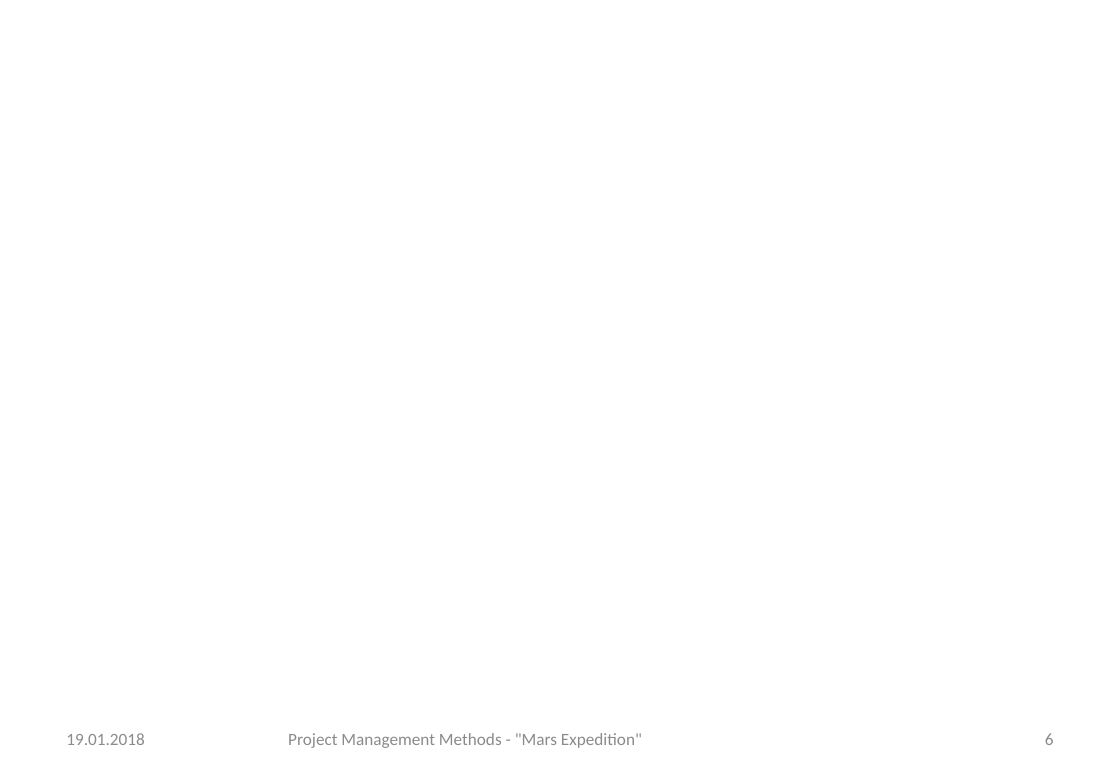
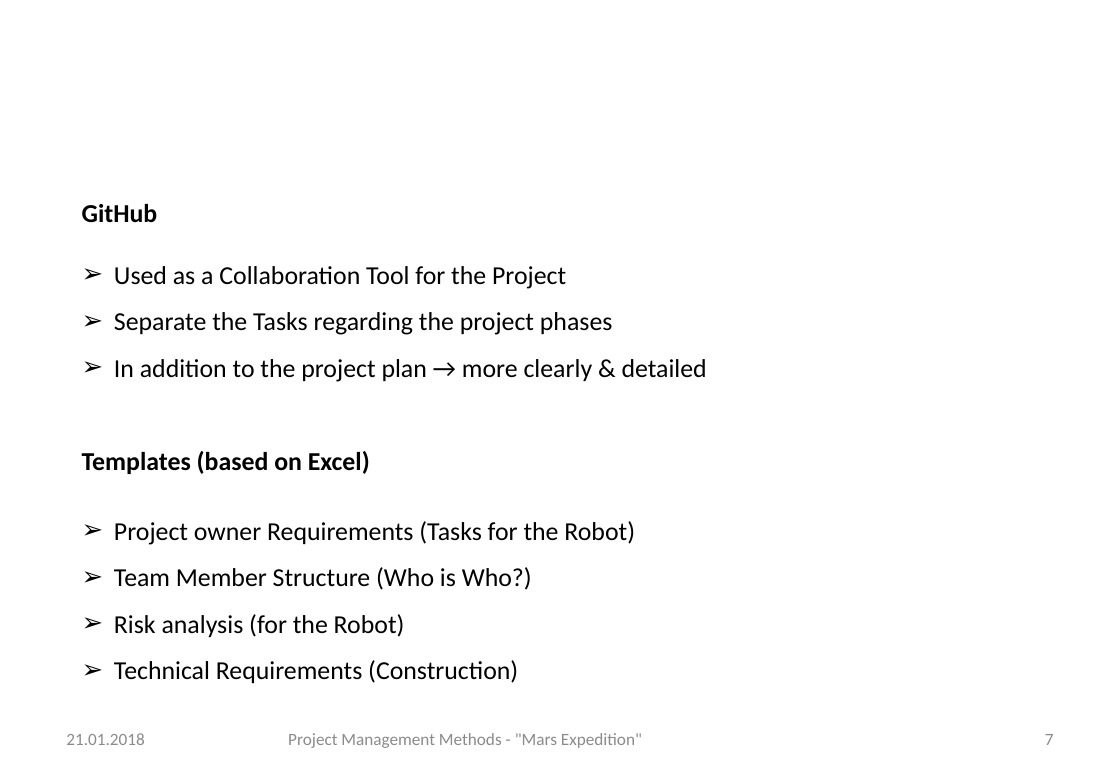
Before and after one commit to gchrizZz/RTW, a slide deck: slide 7 of 01_Projektmanagement/Assignment 5 - Project Managements Methods.pptx (slide 6 before the commit). Drawn at 1120x775 pixels with LibreOffice and Linux fonts; fonts in the diff are those of the drawing; background and template pictures are left out. Boxes give left, top, right and bottom in pixels: in the first picture for what was removed or moved away, otherwise in the second. Text is boxed around its words. In the diff, an @@ line names an element or a change of style, - is before the commit and + after.

```diff
--- a/01_Projektmanagement/Assignment 5 - Project Managements Methods.pptx
+++ b/01_Projektmanagement/Assignment 5 - Project Managements Methods.pptx
@@ text added at (82, 204, 707, 683), 18 pt, text #000000 @@
+GitHub
+➢ Used as a Collaboration Tool for the Project
+➢ Separate the Tasks regarding the project phases
+➢ In addition to the project plan → more clearly & detailed
+Templates (based on Excel)
+➢ Project owner Requirements (Tasks for the Robot)
+➢ Team Member Structure (Who is Who?)
+➢ Risk analysis (for the Robot)
+➢ Technical Requirements (Construction)
@@ text at (66, 733, 144, 745): text changed @@
-19.01.2018
+21.01.2018
@@ page number at (1045, 734, 1054, 745): text changed @@
-6
+7
```
Also in this commit, not shown: 6 other slides changed, 4 slides added.
